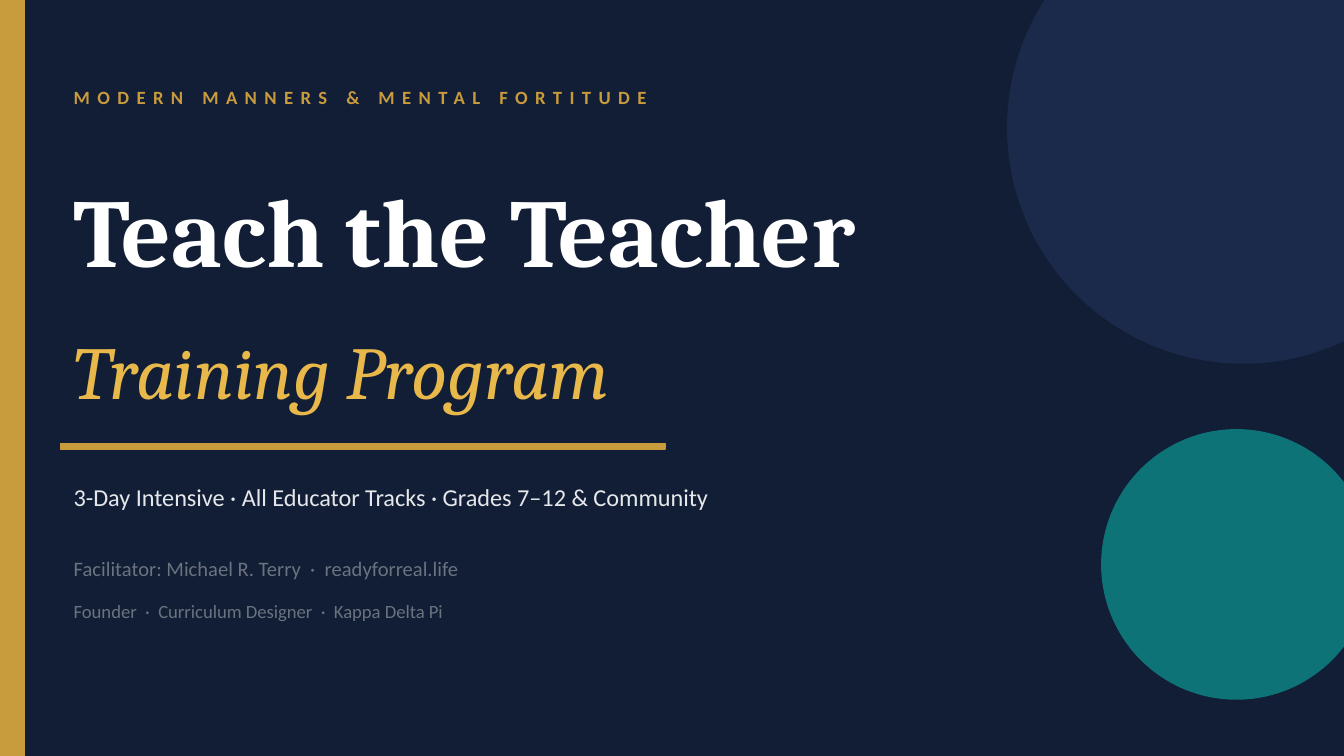
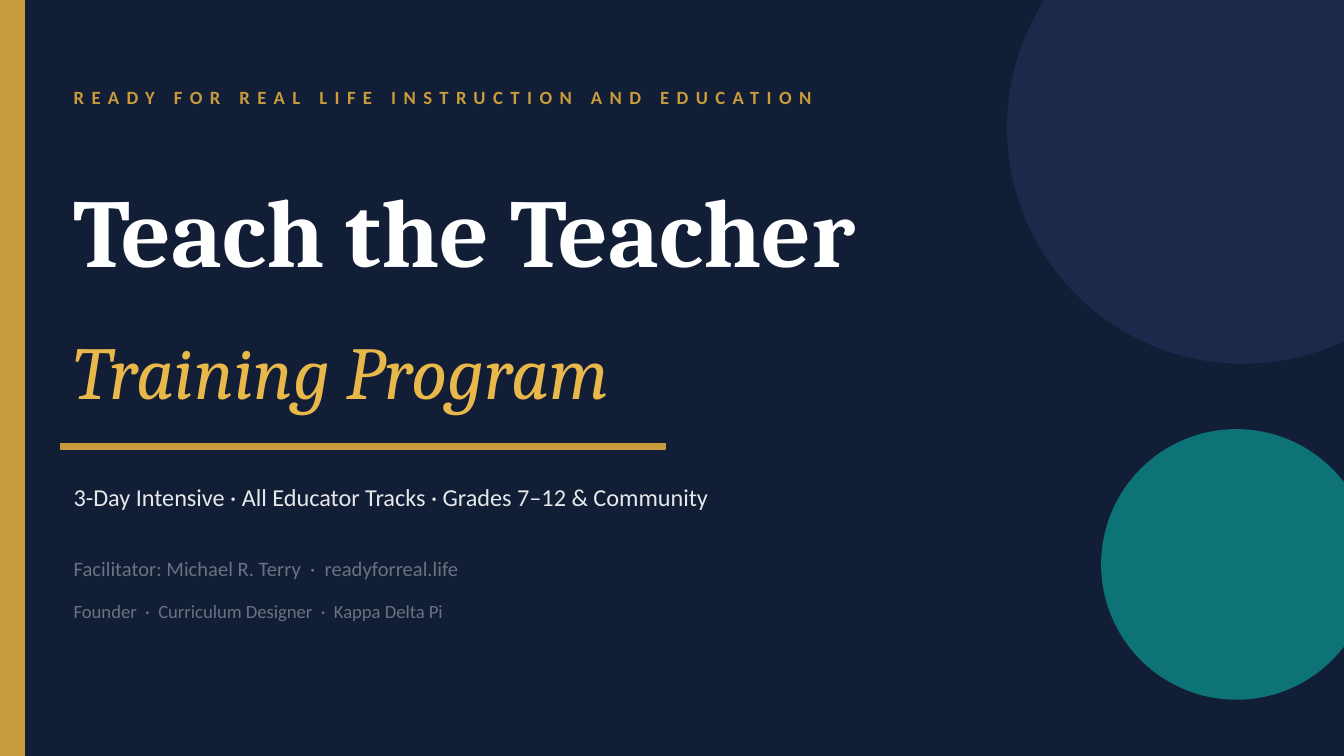
Before and after one commit to readyforreallife/mmmf-codex, a slide deck: slide 1 of docs/MMMF_Teach_the_Teacher.pptx. Drawn at 1344x756 pixels with LibreOffice and Linux fonts; fonts in the diff are those of the drawing. Boxes give left, top, right and bottom in pixels: in the first picture for what was removed or moved away, otherwise in the second. Text is boxed around its words. In the diff, an @@ line names an element or a change of style, - is before the commit and + after.

Commit message:
Apply Ready for Real Life branding to formal materials

```diff
--- a/docs/MMMF_Teach_the_Teacher.pptx
+++ b/docs/MMMF_Teach_the_Teacher.pptx
@@ text at box(74, 92, 811, 104): text changed @@
-MODERN MANNERS & MENTAL FORTITUDE
+READY FOR REAL LIFE INSTRUCTION AND EDUCATION
```
Also in this commit, not shown: 1 other slide changed, 17 other files.
